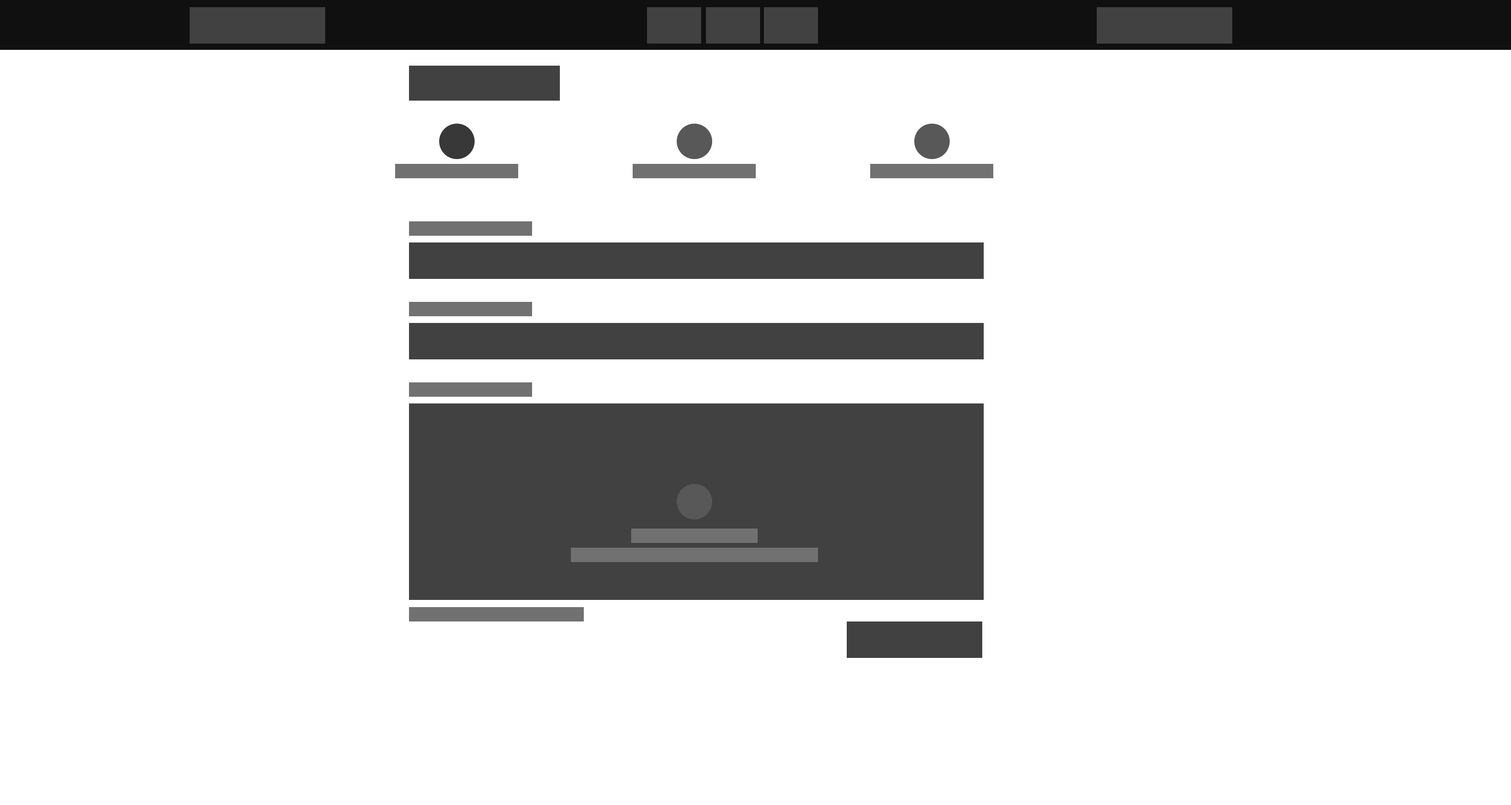
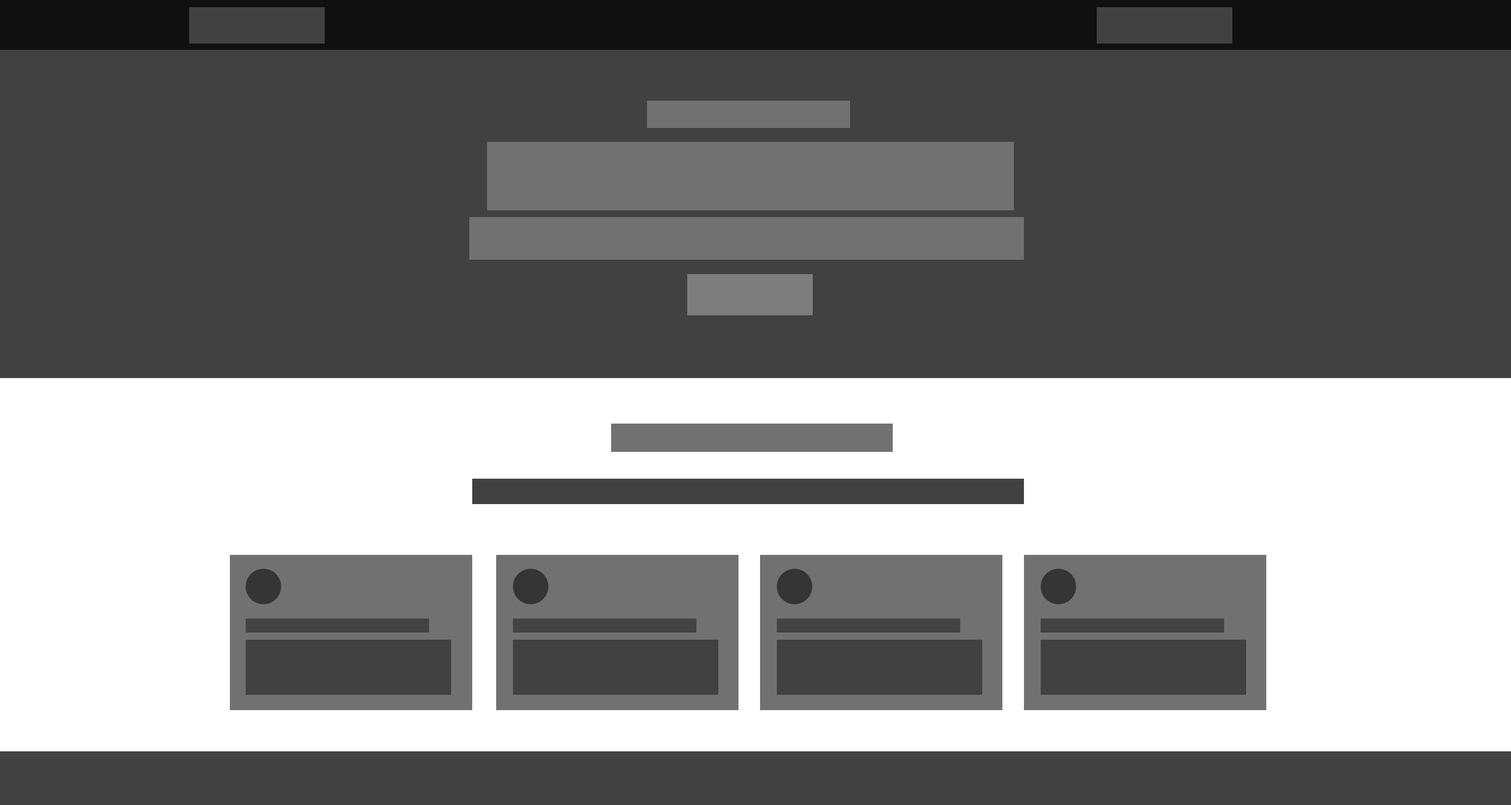
Comparing the layer stacks of the two 1511x805 images. Changes:
painted on "Прямоугольник 4 копия 2" over [487, 141, 1014, 211]
added layer "Прямоугольник 1 копия 15" above "Прямоугольник 4 копия 13" over [1040, 639, 1247, 695]
added layer "Прямоугольник 4 копия 13" (2nd of 2) above "Эллипс 1 копия 5" over [1023, 554, 1267, 710]
added layer "Прямоугольник 1 копия 14" above "Прямоугольник 4 копия 12" over [776, 639, 983, 695]
added layer "Прямоугольник 4 копия 12" (2nd of 2) above "Эллипс 1 копия 2" over [759, 554, 1003, 710]
painted on "Эллипс 1 копия 2" over [512, 123, 950, 604]
added layer "Прямоугольник 1 копия 13" above "Прямоугольник 4 копия 11" over [512, 639, 719, 695]
added layer "Прямоугольник 4 копия 11" (2nd of 2) above "Эллипс 1 копия" over [496, 554, 739, 710]
painted on "Эллипс 1 копия" over [245, 123, 713, 604]
added layer "Прямоугольник 4 копия 10" above "Прямоугольник 1 копия 12" over [611, 423, 893, 452]
renamed "Эллипс 1 копия 3" to "Прямоугольник 1 копия 12", moved it above "Прямоугольник 4 копия 8", painted on it over [472, 478, 1024, 520]
painted on "Прямоугольник 4 копия 8" over [245, 547, 818, 633]
added layer "Прямоугольник 1 копия 10" above "Прямоугольник 4 копия 6" over [245, 639, 452, 695]
painted on "Прямоугольник 4 копия 6" over [229, 554, 584, 710]
removed layer "Прямоугольник 1 копия 6" over [408, 403, 984, 600]
added layer "Прямоугольник 1 копия 9" above "Прямоугольник 4 копия 3" over [687, 273, 813, 316]
painted on "Прямоугольник 4 копия 3" over [408, 216, 1024, 260]
painted on "Прямоугольник 4" over [395, 100, 851, 179]
painted on "Прямоугольник 1 копия 7" over [0, 621, 1511, 805]
moved "Прямоугольник 1 копия 4" above "Прямоугольник 1 копия 3", painted on it over [189, 7, 984, 279]
renamed "Прямоугольник 4 копия" to "Прямоугольник 1 копия 8", moved it above "Слой 1", painted on it over [0, 49, 1511, 378]
…and 13 more changes (5 added, 8 removed)
